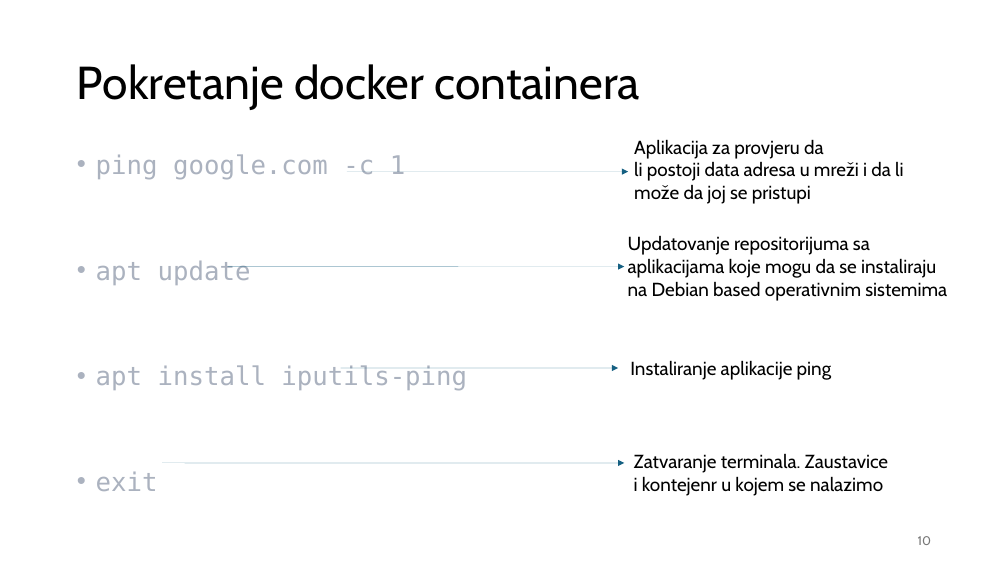
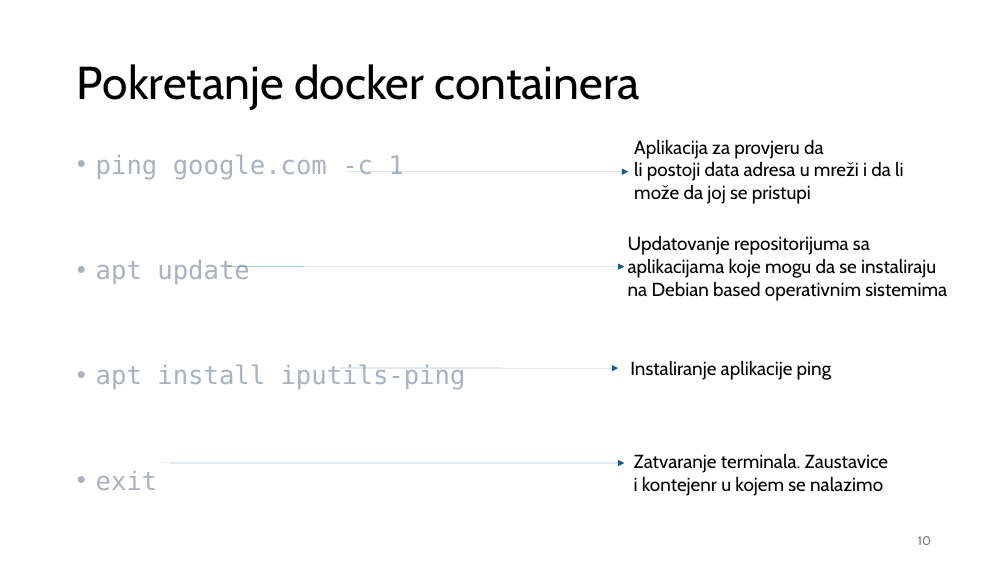
Before and after one commit to nnMan1/operativni_sistemi_2024, a slide deck: slide 10 of Materijali/docker/Docker.pptx. Drawn at 1008x567 pixels with LibreOffice and Linux fonts; fonts in the diff are those of the drawing. Boxes give left, top, right and bottom in pixels: in the first picture for what was removed or moved away, otherwise in the second. Text is boxed around its words. In the diff, an @@ line names an element or a change of style, - is before the commit and + after.

Commit message:
Docker presentation updated

```diff
--- a/Materijali/docker/Docker.pptx
+++ b/Materijali/docker/Docker.pptx
@@ text "ping google.com -c 1" at [96,154,466,490]: size 24.5 to 24.4 pt @@
@@ arrow (347, 172) - (628, 172): stroke #156082 0.75 pt to #156082 0 pt @@
@@ arrow (228, 267) - (625, 267): stroke #156082 0.75 pt to #156082 0 pt @@
@@ arrow (341, 368) - (619, 368): stroke #156082 0.75 pt to #156082 0 pt @@
```
Also in this commit, not shown: 25 other slides changed.
